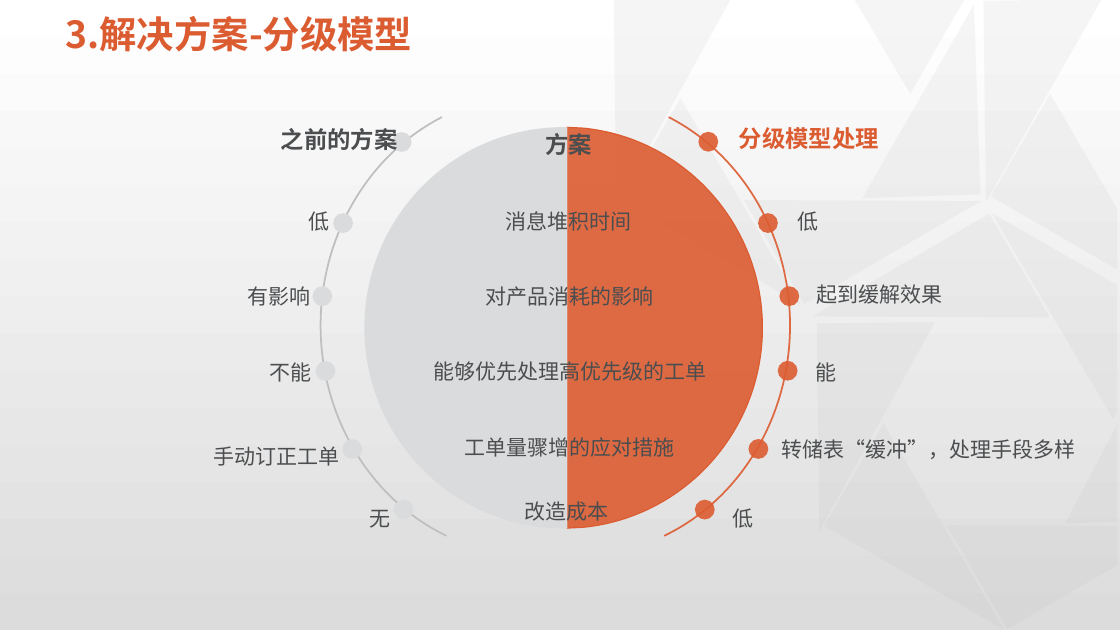
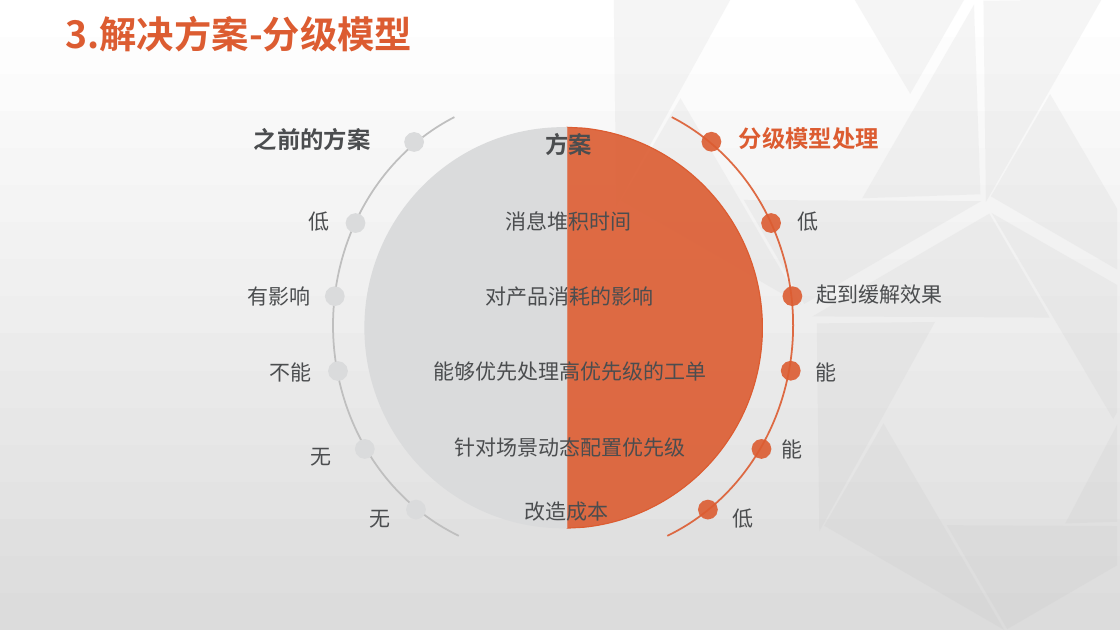
Before and after one commit to physicsLoveJava/java-miscellaneous, a slide deck: slide 15 of tech-interview/a-task/实习总结预展示板-新版.pptx (slide 18 before the commit). Drawn at 1120x630 pixels with LibreOffice and Linux fonts; fonts in the diff are those of the drawing; background and template pictures are left out. Boxes give left, top, right and bottom in pixels: in the first picture for what was removed or moved away, otherwise in the second. Text is boxed around its words. In the diff, an @@ line names an element or a change of style, - is before the commit and + after.

```diff
--- a/tech-interview/a-task/实习总结预展示板-新版.pptx
+++ b/tech-interview/a-task/实习总结预展示板-新版.pptx
@@ text "之前的方案" rewrapped from box(281, 128, 398, 154) to box(254, 128, 371, 150) @@
@@ ellipse: place and size @@
-ellipse at box(698, 132, 718, 152)
+ellipse at box(702, 132, 722, 152)
@@ 4 ellipses: place and size @@
-4 ellipses at box(313, 132, 412, 460)
+4 ellipses at box(325, 132, 424, 460)
@@ 2 ellipses, 1 arc (boxed as its full ellipse): place and size @@
-2 ellipses, 1 arc (boxed as its full ellipse) at box(316, 95, 744, 555)
+2 ellipses, 1 arc (boxed as its full ellipse) at box(329, 95, 756, 555)
@@ ellipse: place and size @@
-ellipse at box(778, 361, 798, 381)
+ellipse at box(781, 361, 802, 381)
@@ text at box(310, 448, 331, 466): text changed @@
-手动订正工单
+无
@@ text at box(454, 434, 685, 460): text changed @@
-工单量骤增的应对措施
+针对场景动态配置优先级
@@ text removed at box(781, 439, 1075, 459) @@
-转储表“缓冲”，处理手段多样
@@ text added at box(781, 439, 802, 459), 18 pt, text #4B4D4F @@
+能
```
Also in this commit, not shown: 10 other slides changed, 4 slides added, 2 slides removed.
